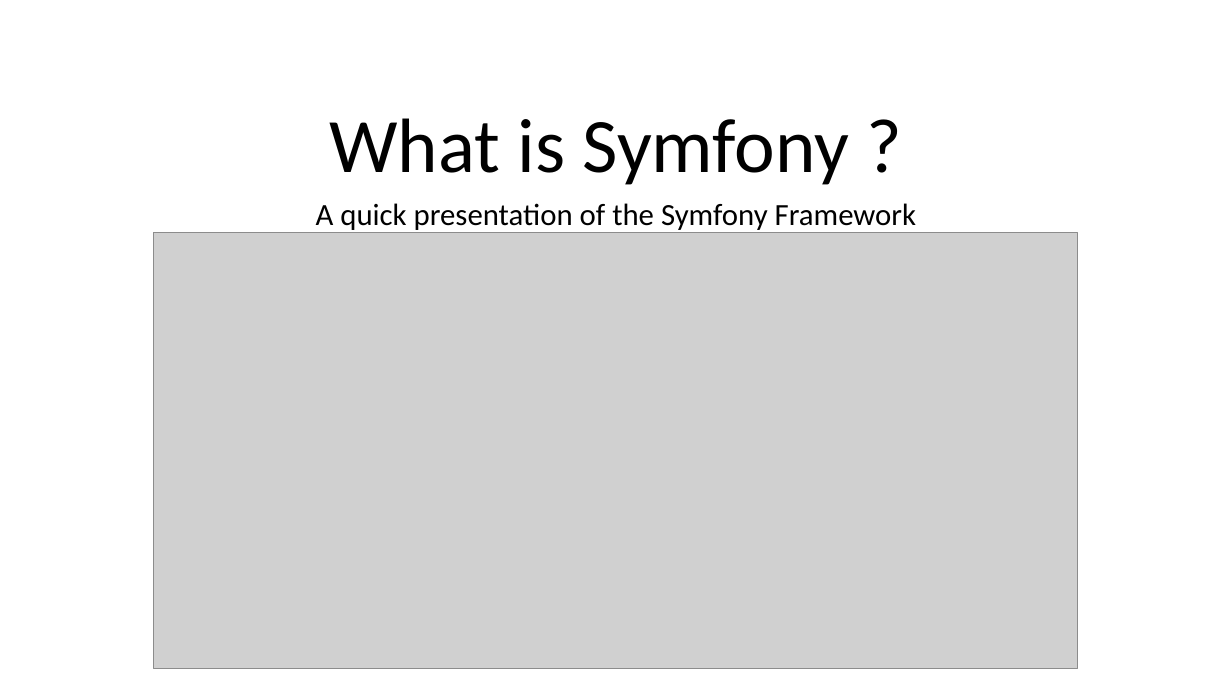
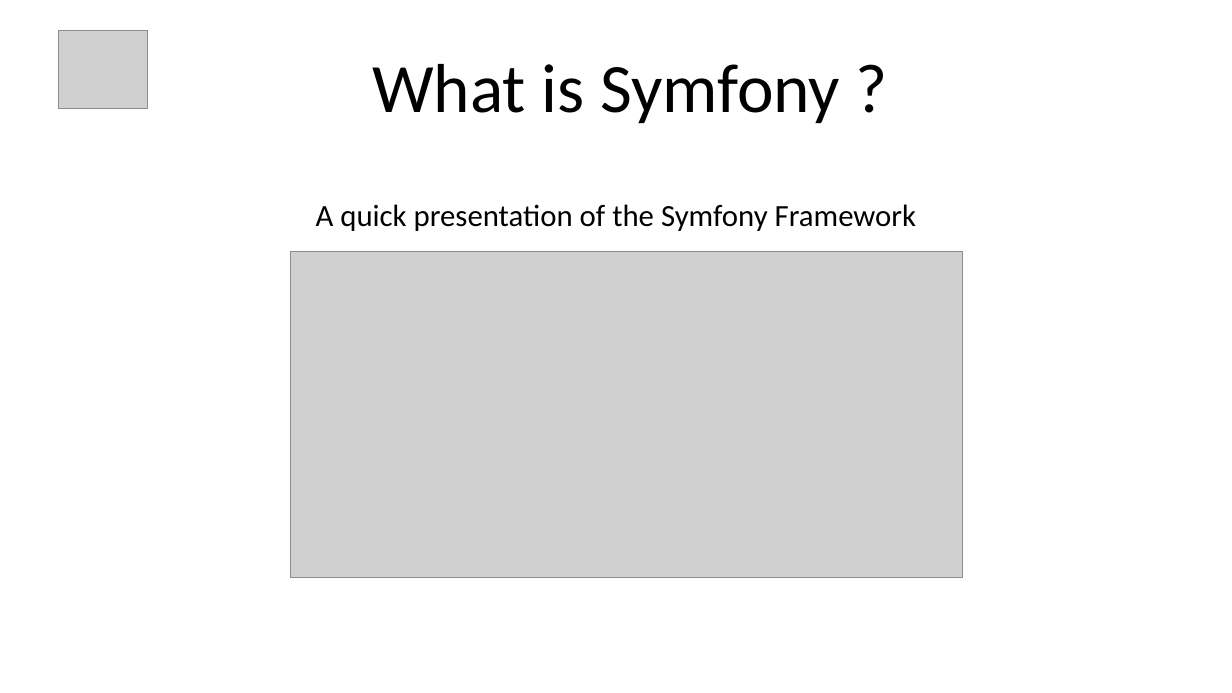
Before and after one commit to Philippe-Da-Costa/PowerPoint, a slide deck: slide 1 of presentation/What the Symfony.pptx. Drawn at 1232x693 pixels with LibreOffice and Linux fonts; fonts in the diff are those of the drawing; grey boxes stand for pictures; background and template pictures are left out. Boxes give left, top, right and bottom in pixels: in the first picture for what was removed or moved away, otherwise in the second. Text is boxed around its words. In the diff, an @@ line names an element or a change of style, - is before the commit and + after.

Commit message:
maj presentation symfony

```diff
--- a/presentation/What the Symfony.pptx
+++ b/presentation/What the Symfony.pptx
@@ picture added at (x1=58, y1=30, x2=148, y2=109) @@
@@ title "What is Symfony ?" moved from (x1=329, y1=118, x2=850, y2=185) to (x1=372, y1=64, x2=840, y2=124) @@
@@ title "What is Symfony ?" at (x1=372, y1=64, x2=840, y2=124): size 60 to 54 pt @@
@@ picture resized from (x1=154, y1=233, x2=1079, y2=669) to (x1=291, y1=251, x2=963, y2=578) @@
```
Also in this commit, not shown: 5 other slides changed, 5 slides added, 1 other file.
